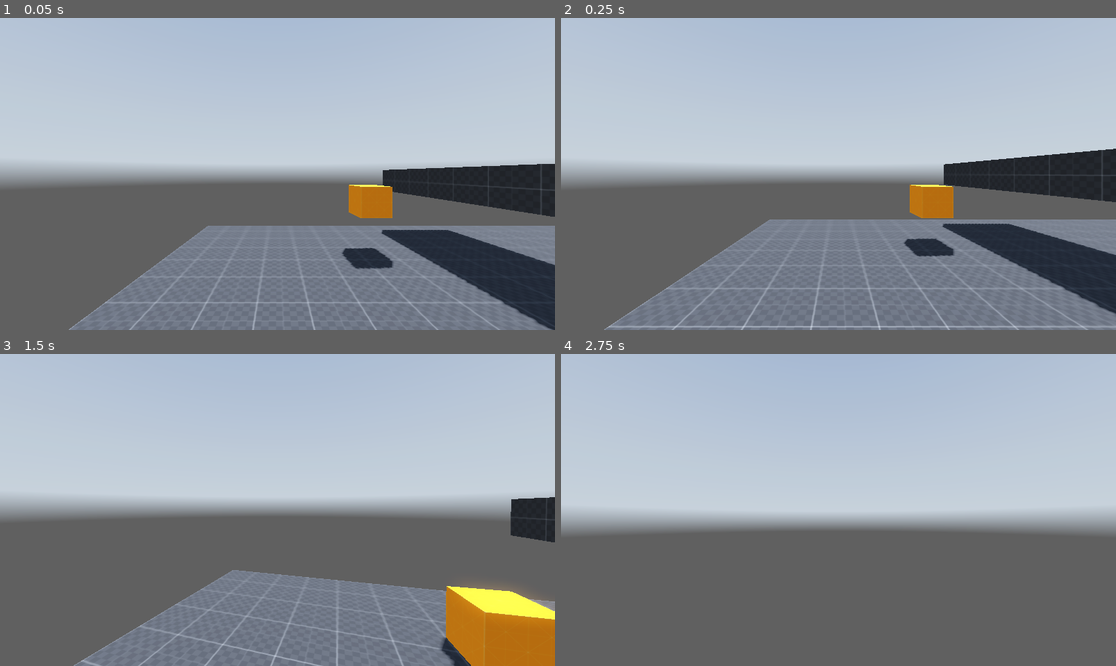
Above: before the commit, frames 1-4 (two rows, left to right).
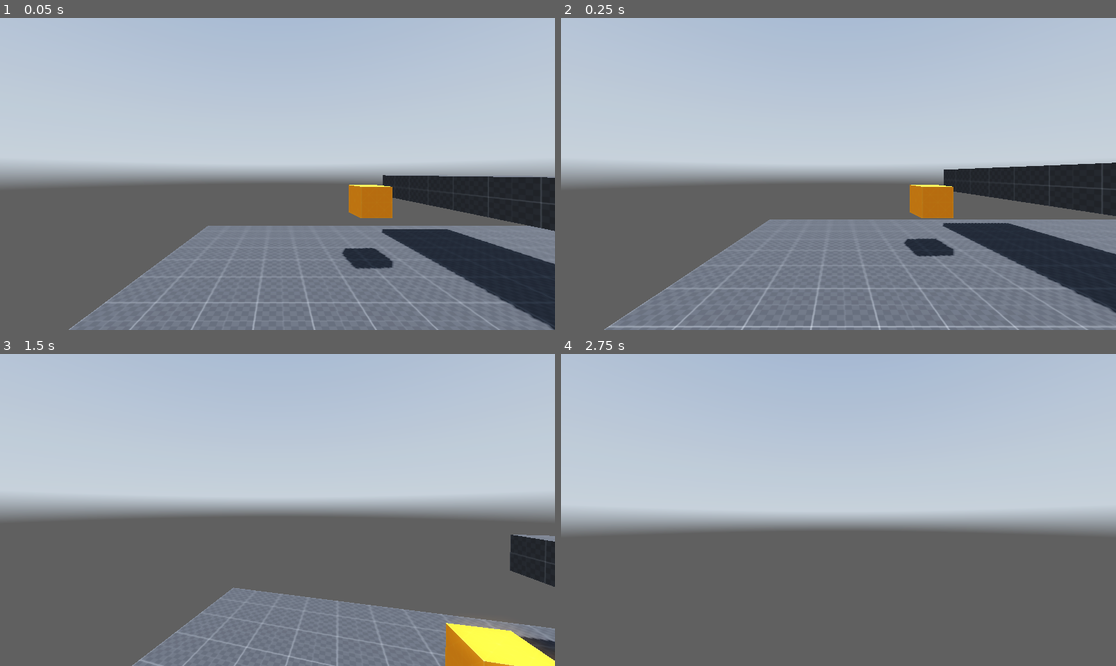
Above: after the commit, the same moments.

Repository: binary-soup/GMTK_2024
Game: Godot game, scene res://main.tscn
The game is run twice, just before and just after one commit, with the same random seed, the same clock (stepped at 60 frames per second) and the same inputs. A sky picture missing from this copy of the repository is replaced by a grey-blue gradient.
Inputs (mouse positions are in pixels of both pictures, inside the frame that each line leads up to):
- Up to frame 1 (0.05 s): no input
- Up to frame 2 (0.25 s): no input
- Up to frame 3 (1.5 s): move the mouse to (305, 510) at 0.52 s; hold Ctrl (crouch) 0.53-1.28 s; hold W (forward) from 0.53 s (still down); tap Space (jump) at 0.77 s; click (305, 510) at 0.8 s; move the mouse to (249, 510) at 1.27 s; click (249, 510) at 1.35 s
- Up to frame 4 (2.75 s): keep holding W (forward); tap Space (jump) at 1.52 s; right-click (810, 510) at 1.55 s; move the mouse to (849, 503) at 2.02 s; right-click (849, 503) at 2.1 s; tap E (grab, bound only after the commit) at 2.3 s

The runs differ from the first frame. In frame 1, 2.3% of the frame differs, in the area x 68-100%, y 46-100%; in frame 2, 2.2%; in frame 3, 12%, in the area x 13-100%, y 45-100%; in frame 4, nothing differs.

Commit message:
all the changes

Diff:
--- a/main.tscn
+++ b/main.tscn
@@ -40,12 +40,16 @@
 [node name="CSGBox3D" type="CSGBox3D" parent="Stage"]
 transform = Transform3D(1, 0, 0, 0, 1, 0, 0, 0, 1, 0, -0.5, 0)
 use_collision = true
+collision_layer = 17
+collision_mask = 0
 size = Vector3(20, 1, 20)
 material = SubResource("StandardMaterial3D_2nu0a")
 
 [node name="CSGBox3D2" type="CSGBox3D" parent="Stage"]
-transform = Transform3D(1, 0, 0, 0, 1, 0, 0, 0, 1, 0.0877521, 2.22533, 0)
+transform = Transform3D(1, 0, 0, 0, 1, 0, 0, 0, 1, 0.0877521, 1.96404, 0)
 use_collision = true
+collision_layer = 17
+collision_mask = 0
 size = Vector3(3, 1, 20)
 material = SubResource("StandardMaterial3D_2nu0a")
 
--- a/project.godot
+++ b/project.godot
@@ -72,8 +72,21 @@
 "events": [Object(InputEventMouseButton,"resource_local_to_scene":false,"resource_name":"","device":-1,"window_id":0,"a …(258 unchanged characters)…
 ]
 }
+grab={
+"deadzone": 0.5,
+"events": [Object(InputEventKey,"resource_local_to_scene":false,"resource_name":"","device":-1,"window_id":0,"alt_pressed":false,"shift_pressed":false,"ctrl_pressed":false,"meta_pressed":false,"pressed":false,"keycode":0,"physical_keycode":69,"key_label":0,"unicode":101,"location":0,"echo":false,"script":null)
+]
+}
+throw={
+"deadzone": 0.5,
+"events": [Object(InputEventKey,"resource_local_to_scene":false,"resource_name":"","device":-1,"window_id":0,"alt_pressed":false,"shift_pressed":false,"ctrl_pressed":false,"meta_pressed":false,"pressed":false,"keycode":0,"physical_keycode":82,"key_label":0,"unicode":114,"location":0,"echo":false,"script":null)
+]
+}
 
 [layer_names]
 
-3d_physics/layer_1="Base"
-3d_physics/layer_2="GS"
+3d_physics/layer_1="Static"
+3d_physics/layer_2="Rigid"
+3d_physics/layer_3="Grabable"
+3d_physics/layer_4="Player"
+3d_physics/layer_5="Ray"
--- a/scenes/gs_box.gd
+++ b/scenes/gs_box.gd
@@ -28,11 +28,13 @@
 
 func _set_gs_val(val: float):
 	var size := Vector3(val, val, val)
-	mass = size.x * size.y * size.z
+	mass = val
 
 	collision.scale = size
 	mesh.scale = size
-	var offset := -size/2.0
+	mesh.material.uv1_scale = size
+	mesh.material.uv1_offset = -size/2.0 + Vector3(0.5, 0.5, 0.5)
 
-	mesh.material.uv1_scale = size
-	mesh.material.uv1_offset = offset
+
+func is_grabable() -> bool:
+	return gs_val < 0.8
--- a/scenes/gs_box.tscn
+++ b/scenes/gs_box.tscn
@@ -10,7 +10,8 @@
 
 [node name="GSBox" type="RigidBody3D"]
 transform = Transform3D(2, 0, 0, 0, 2, 0, 0, 0, 2, 0, 0, 0)
-collision_layer = 3
+collision_layer = 22
+collision_mask = 3
 script = ExtResource("1_o2r7w")
 
 [node name="CollisionShape3D" type="CollisionShape3D" parent="."]
--- a/scenes/player.gd
+++ b/scenes/player.gd
@@ -10,6 +10,9 @@
 @onready var camera_3d: Camera3D = $Neck/Head/Eyes/Camera3D
 @onready var eyes_anim: AnimationPlayer = $Neck/Head/Eyes/AnimationPlayer
 @onready var slide_timer: Timer = $SlideTimer
+@onready var grab_ray_cast: RayCast3D = $Neck/Head/GrabRayCast
+@onready var hand: Node3D = $Neck/Head/Hand
+@onready var ray_gun: Node3D = $Neck/Head/Eyes/RayGun
 
 # sfx
 @onready var slide_sfx: AudioStreamPlayer = $SoundFX/SlideSFX
@@ -25,9 +28,10 @@
 @export var WALK_SPEED := 5.0
 @export var SPRINT_SPEED := 8.0
 @export var CROUCH_SPEED := 3.0
-@export var JUMP_SPEED := 4.5
+@export var JUMP_SPEED := 5.5
 
 var prev_velocity : Vector3
+var input_dir : Vector2
 
 # crouching constants
 @export var CROUCH_DEPTH := -0.5
@@ -54,6 +58,13 @@
 var head_bob_index := 0.0
 var head_bob_curr_intensity := 0.0
 var foot_step_last_sign := 1.0
+
+# ray gun constants and vars
+@export var RAY_USAGE_DAMPENING := 0.5
+var ray_gun_input : float
+
+# throwing constants
+@export var THROW_STRENGTH := 3.0
 
 # move states
 enum MOVE_STATE {
@@ -77,17 +88,24 @@
 
 
 func _handle_look(relative : Vector2) -> void:
+	var sens := MOUSE_SENS
+	if ray_gun_input != 0.0:
+		sens *= RAY_USAGE_DAMPENING
+
 	if move_state == MOVE_STATE.SLIDE:
-		neck.rotate_y(-relative.x * MOUSE_SENS)
+		neck.rotate_y(-relative.x * sens)
 		neck.rotation.y = clamp(neck.rotation.y, -PI/2, PI/2)
 	else:
-		rotate_y(-relative.x * MOUSE_SENS)
-
-	head.rotate_x(-relative.y * MOUSE_SENS)
+		rotate_y(-relative.x * sens)
+
+	head.rotate_x(-relative.y * sens)
 	head.rotation.x = clamp(head.rotation.x, -PI/2, PI/2)
 
 
 func _physics_process(delta: float) -> void:
+	input_dir = Input.get_vector("left", "right", "forward", "back")
+	ray_gun_input = Input.get_vector("shrink_ray", "grow_ray", "shrink_ray", "grow_ray").x
+
 	_handle_move_state()
 
 	_handle_head_bob(delta)
@@ -97,6 +115,10 @@
 	_handle_xz_movement()
 	_handle_y_movement(delta)
 
+	_handle_grabing()
+	_handle_throwing()
+	_handle_ray_gun()
+
 	prev_velocity = velocity
 	move_and_slide()
 
@@ -106,7 +128,7 @@
 		return
 
 	if Input.is_action_pressed("crouch"):
-		if move_state == MOVE_STATE.SPRINT and _get_input_dir() != Vector2.ZERO:
+		if move_state == MOVE_STATE.SPRINT and input_dir != Vector2.ZERO:
 			_start_slide()
 		else:
 			move_state = MOVE_STATE.CROUCH
@@ -124,7 +146,7 @@
 
 
 func _handle_head_bob(delta: float) -> void:
-	if !is_on_floor() or move_state == MOVE_STATE.SLIDE or _get_input_dir() == Vector2.ZERO:
+	if !is_on_floor() or move_state == MOVE_STATE.SLIDE or input_dir == Vector2.ZERO:
 		eyes.position.y = lerp(eyes.position.y, 0.0, delta * HEAD_BOB_LERP)
 		eyes.position.x = lerp(eyes.position.x, 0.0, delta * HEAD_BOB_LERP)
 		return
@@ -162,7 +184,7 @@
 
 func _start_slide() -> void:
 	move_state = MOVE_STATE.SLIDE
-	slide_dir = _get_input_dir()
+	slide_dir = input_dir
 	slide_timer.start()
 	slide_sfx.play()
 
@@ -224,19 +246,15 @@
 		_:
 			speed = WALK_SPEED
 
-	var input_dir : Vector2
+	var input : Vector2
 	if move_state == MOVE_STATE.SLIDE:
-		input_dir = slide_dir
-	else:
-		input_dir = _get_input_dir()
-
-	var direction := (transform.basis * Vector3(input_dir.x, 0, input_dir.y)).normalized()
+		input = slide_dir
+	else:
+		input = input_dir
+
+	var direction := (transform.basis * Vector3(input.x, 0, input.y)).normalized()
 
 	return Vector3(direction.x * speed, velocity.y, direction.z * speed)
-
-
-func _get_input_dir() -> Vector2:
-	return Input.get_vector("left", "right", "forward", "back")
 
 
 func _on_slide_timer_timeout() -> void:
@@ -249,3 +267,80 @@
 
 	slide_timer.stop()
 	move_state = MOVE_STATE.CROUCH
+
+
+func _handle_grabing() -> void:
+	if not Input.is_action_just_pressed("grab"):
+		return
+
+	if _object_in_hand():
+		_drop_object()
+		return
+
+	if not grab_ray_cast.is_colliding():
+		return
+
+	var obj : RigidBody3D = grab_ray_cast.get_collider()
+	if obj.is_grabable():
+		_grab_object(obj)
+
+
+func _handle_throwing() -> void:
+	if !_object_in_hand() or !Input.is_action_just_pressed("throw"):
+		return
+
+	var obj := _drop_object()
+	obj.apply_impulse(Vector3.FORWARD * hand.global_basis.inverse() * THROW_STRENGTH)
+
+
+func _grab_object(obj : RigidBody3D) -> void:
+	obj.get_parent().remove_child(obj)
+	hand.add_child(obj)
+
+	obj.freeze = true
+	obj.position = Vector3()
+	obj.set_collision_layer_value(2, false)
+
+
+func _drop_object() -> RigidBody3D:
+	var obj : RigidBody3D = hand.get_child(0)
+	hand.remove_child(obj)
+
+	var parent := get_parent()
+
+	obj.freeze = false
+	obj.set_collision_layer_value(2, true)
+
+	parent.add_child(obj)
+	obj.position = parent.to_local(hand.global_position)
+	return obj
+
+
+func _object_in_hand() -> bool:
+	return hand.get_child_count() > 0
+
+
+func _handle_ray_gun() -> void:
+	if _object_in_hand():
+		return
+
+	if ray_gun_input < 0.0:
+		ray_gun.fire_ray(ray_gun.RAY_TYPE.SHRINK)
+	elif ray_gun_input > 0.0:
+		ray_gun.fire_ray(ray_gun.RAY_TYPE.GROW)
+	else:
+		ray_gun.stop_ray()
+
+
+#func _on_weapon_hit(obj: Node3D, point: Vector3, delta : float) -> void:
+	#var pt1 := neck.to_local(obj.global_position)
+	#var pt2 := neck.to_local(point)
+	#
+	#var y := Vector2(pt1.x, pt1.z).angle_to(Vector2(pt2.x, pt2.z))
+	#rotation.y = lerp(rotation.y, rotation.y + y, delta * 20.0)
+	#
+	#var pt3 := head.to_local(obj.global_position)
+	#var pt4 := head.to_local(point)
+	#
+	#var x := Vector2(pt3.z, pt3.y).angle_to(Vector2(pt4.z, pt4.y))
+	#head.rotation.x = lerp(head.rotation.x, head.rotation.x + x, delta * 20.0)
--- a/scenes/player.tscn
+++ b/scenes/player.tscn
@@ -95,6 +95,8 @@
 }
 
 [node name="Player" type="CharacterBody3D"]
+collision_layer = 8
+collision_mask = 3
 script = ExtResource("1_rhk6v")
 
 [node name="StandingCollisionShape" type="CollisionShape3D" parent="."]
@@ -116,7 +118,7 @@
 
 [node name="Eyes" type="Node3D" parent="Neck/Head"]
 
-[node name="Weapon" parent="Neck/Head/Eyes" instance=ExtResource("2_ybs1a")]
+[node name="RayGun" parent="Neck/Head/Eyes" instance=ExtResource("2_ybs1a")]
 transform = Transform3D(-1, 0, -8.74228e-08, 0, 1, 0, 8.74228e-08, 0, -1, 0, -0.2, 0)
 
 [node name="Camera3D" type="Camera3D" parent="Neck/Head/Eyes"]
@@ -126,6 +128,14 @@
 libraries = {
 "": SubResource("AnimationLibrary_bq30g")
 }
+
+[node name="GrabRayCast" type="RayCast3D" parent="Neck/Head"]
+transform = Transform3D(1, 0, 0, 0, 1, 0, 0, 0, 1, 0, 0, -0.5)
+target_position = Vector3(0, 0, -1.8)
+collision_mask = 4
+
+[node name="Hand" type="Node3D" parent="Neck/Head"]
+transform = Transform3D(1, 0, 0, 0, 1, 0, 0, 0, 1, 0, -0.491457, -1.42744)
 
 [node name="SlideTimer" type="Timer" parent="."]
 wait_time = 0.6
--- a/scenes/weapon.gd
+++ b/scenes/weapon.gd
@@ -9,17 +9,19 @@
 var grow_mat := preload("res://assets/materials/grow_mat.tres")
 var shrink_mat := preload("res://assets/materials/shrink_mat.tres")
 
+enum RAY_TYPE {
+	GROW, SHRINK
+}
 
-func _physics_process(_delta: float) -> void:
-	var input := Input.get_vector("shrink_ray", "grow_ray", "shrink_ray", "grow_ray").x
-	if input == 0.0:
-		beam.visible = false
-		return
+func stop_ray() -> void:
+	beam.visible = false
 
-	if input < 0.0:
+
+func fire_ray(ray_type: RAY_TYPE) -> void:
+	if ray_type == RAY_TYPE.GROW:
+		mesh.material = grow_mat
+	else:
 		mesh.material = shrink_mat
-	else:
-		mesh.material = grow_mat
 
 	beam.visible = true
 	if not ray_cast.is_colliding():
@@ -27,15 +29,13 @@
 		return
 
 	var hit := ray_cast.get_collision_point()
-	var origin := beam.global_position
+	beam.scale.z = (hit - beam.global_position).length()
 
-	beam.scale.z = (hit - origin).length()
-
-	var obj := ray_cast.get_collider()
+	var obj : Node3D = ray_cast.get_collider()
 	if not "gs_val" in obj:
 		return
 
-	if input < 0.0:
+	if ray_type == RAY_TYPE.GROW:
+		obj.gs_grow(0.1)
+	else:
 		obj.gs_shrink(0.1)
-	else:
-		obj.gs_grow(0.1)
--- a/scenes/weapon.tscn
+++ b/scenes/weapon.tscn
@@ -9,7 +9,7 @@
 
 [node name="RayCast3D" type="RayCast3D" parent="Beam"]
 target_position = Vector3(0, 0, 50)
-collision_mask = 3
+collision_mask = 16
 debug_shape_custom_color = Color(0, 1, 0, 1)
 debug_shape_thickness = 3
 
